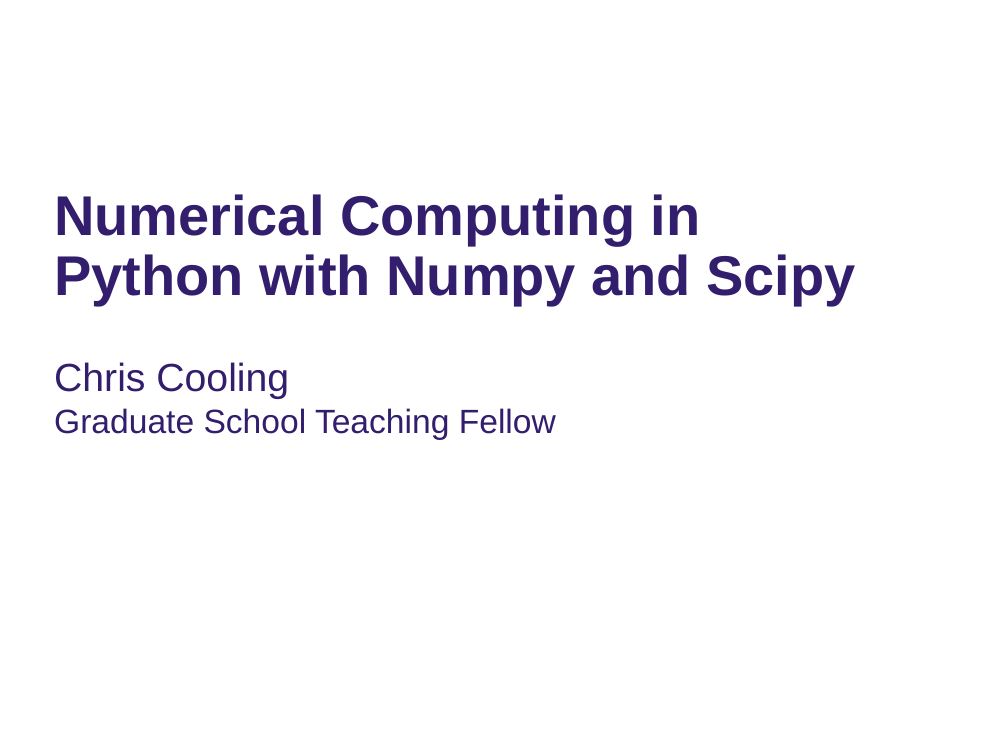
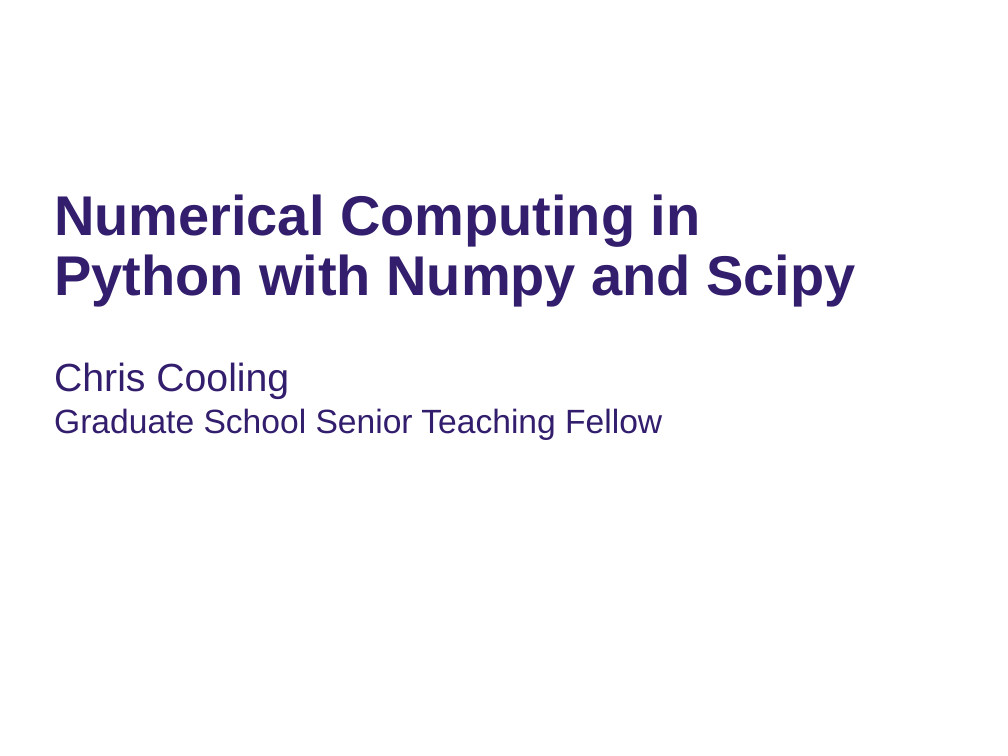
Before and after one commit to ImperialCollegeLondon/RCDS-numerical-computing-in-python-with-numpy-and-scipy, a slide deck: slide 1 of Numerical Computing Python Slides.pptx. Drawn at 1008x756 pixels with LibreOffice and Linux fonts; fonts in the diff are those of the drawing; background and template pictures are left out. Boxes give left, top, right and bottom in pixels: in the first picture for what was removed or moved away, otherwise in the second. Text is boxed around its words. In the diff, an @@ line names an element or a change of style, - is before the commit and + after.

```diff
--- a/Numerical Computing Python Slides.pptx
+++ b/Numerical Computing Python Slides.pptx
@@ subtitle at [54,408,662,440]: text changed @@
-Graduate School Teaching Fellow
+Graduate School Senior Teaching Fellow
```
Also in this commit, not shown: 1 other slide changed.
